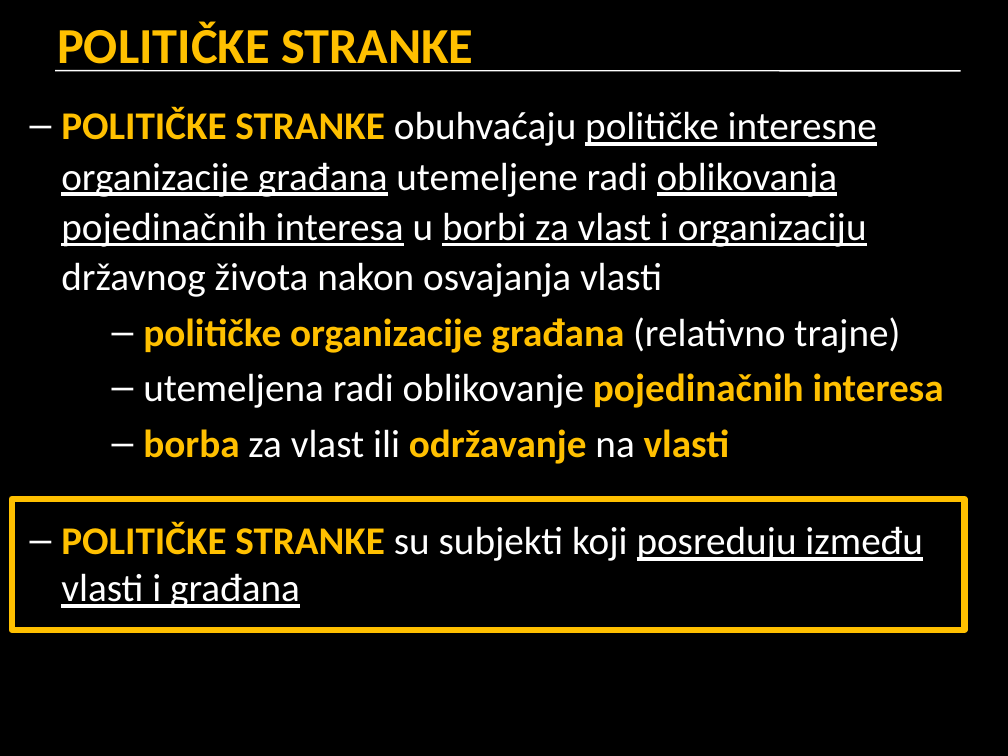
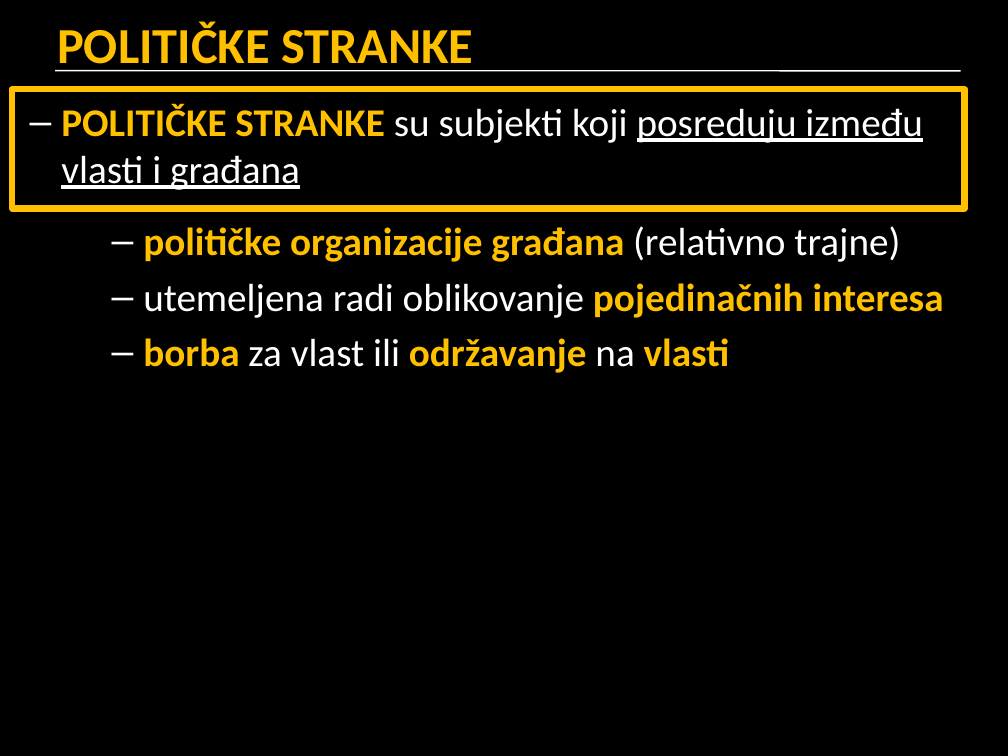
Before and after one commit to srednja-skola/politika, a slide deck: slide 2 of data/pptx/004_politicke_stranke.pptx. Drawn at 1008x756 pixels with LibreOffice and Linux fonts; fonts in the diff are those of the drawing. Boxes give left, top, right and bottom in pixels: in the first picture for what was removed or moved away, otherwise in the second. Text is boxed around its words. In the diff, an @@ line names an element or a change of style, - is before the commit and + after.

```diff
--- a/data/pptx/004_politicke_stranke.pptx
+++ b/data/pptx/004_politicke_stranke.pptx
@@ rectangle: place and size @@
-rectangle at box(12, 499, 965, 630)
+rectangle at box(12, 90, 965, 209)
@@ text at box(61, 103, 922, 190): text changed @@
-– POLITIČKE STRANKE obuhvaćaju političke interesne organizacije građana utemeljene radi oblikovanja pojedinačnih interesa u borbi za vlast i organizaciju državnog života nakon osvajanja vlasti
+– POLITIČKE STRANKE su subjekti koji posreduju između vlasti i građana
@@ text at box(143, 226, 900, 262): more space between paragraphs @@
@@ text at box(61, 521, 922, 608): paragraph removed @@
-– POLITIČKE STRANKE su subjekti koji posreduju između vlasti i građana
```
Also in this commit, not shown: 10 other slides changed, 2 slides added.
